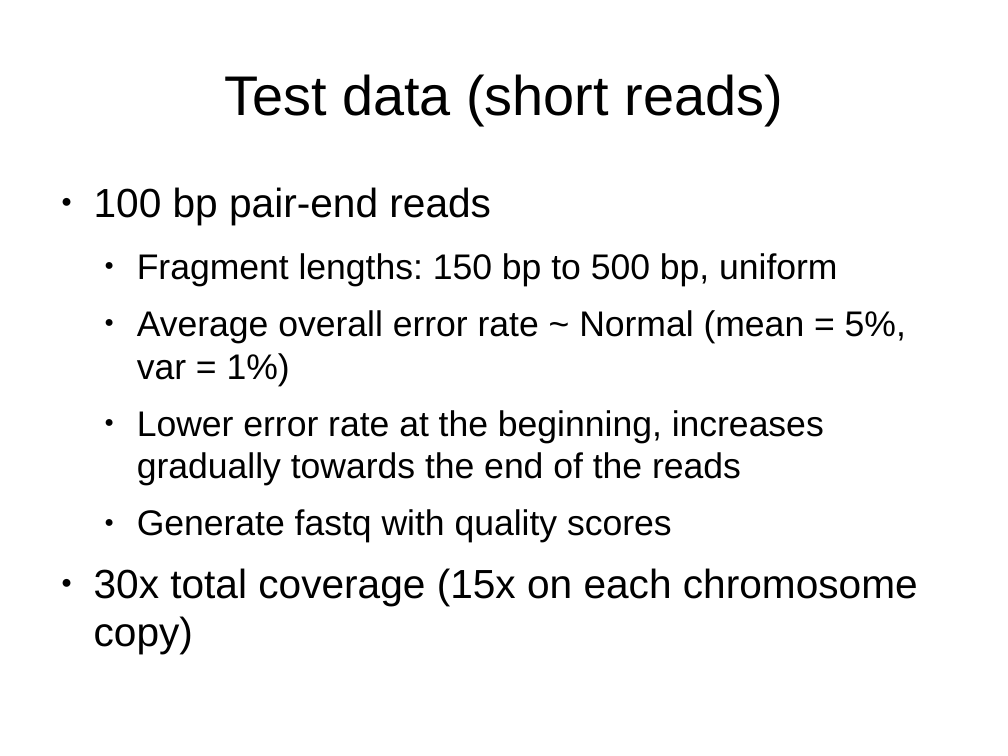
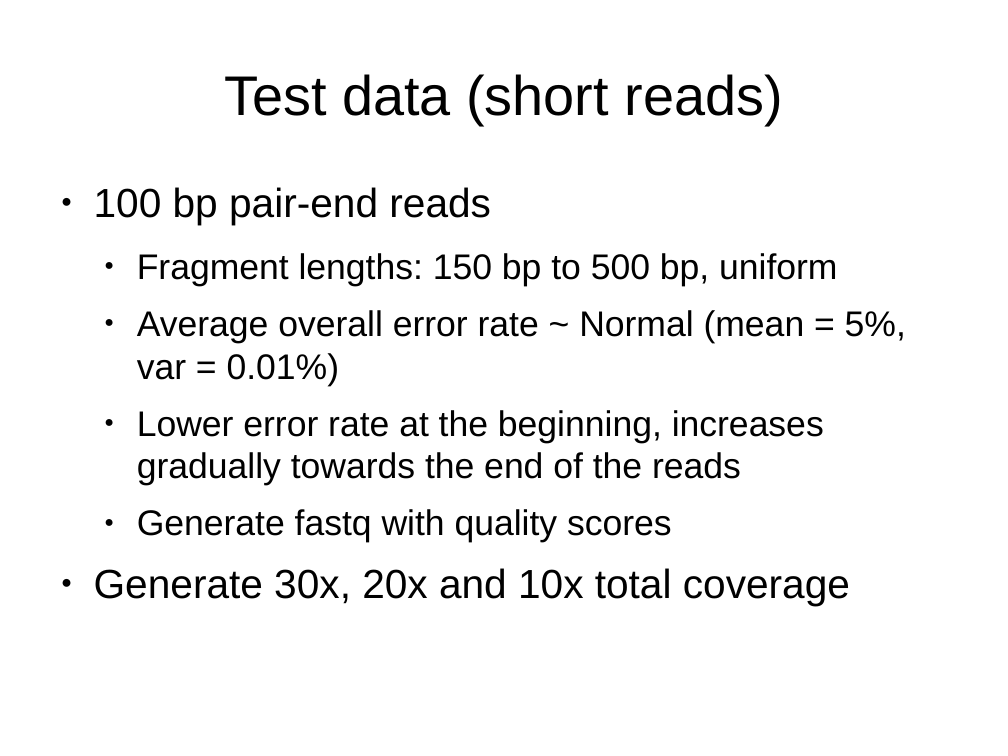
Before and after one commit to pfiziev/AluMorphix, a slide deck: slide 14 of fiziev.odp (slide 11 before the commit). Drawn at 1008x756 pixels with LibreOffice and Linux fonts; fonts in the diff are those of the drawing. Boxes give left, top, right and bottom in pixels: in the first picture for what was removed or moved away, otherwise in the second. Text is boxed around its words. In the diff, an @@ line names an element or a change of style, - is before the commit and + after.

```diff
--- a/fiziev.odp
+++ b/fiziev.odp
@@ text at [137, 310, 906, 386]: text changed @@
-  ● Average overall error rate ~ Normal (mean = 5%, var = 1%)
+  ● Average overall error rate ~ Normal (mean = 5%, var = 0.01%)
@@ text at [94, 568, 850, 605]: text changed @@
-● 30x total coverage (15x on each chromosome copy)
+● Generate 30x, 20x and 10x total coverage
```
Also in this commit, not shown: 8 other slides changed, 4 slides added, 1 slide removed, 15 other files.
